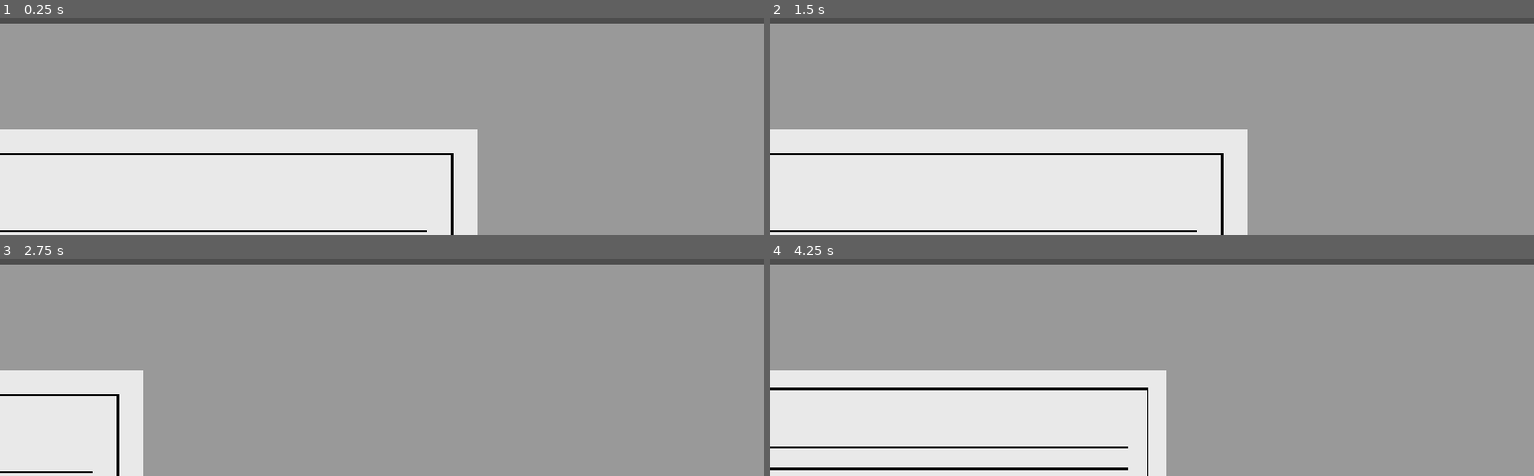
Above: before the commit, frames 1-4 (two rows, left to right).
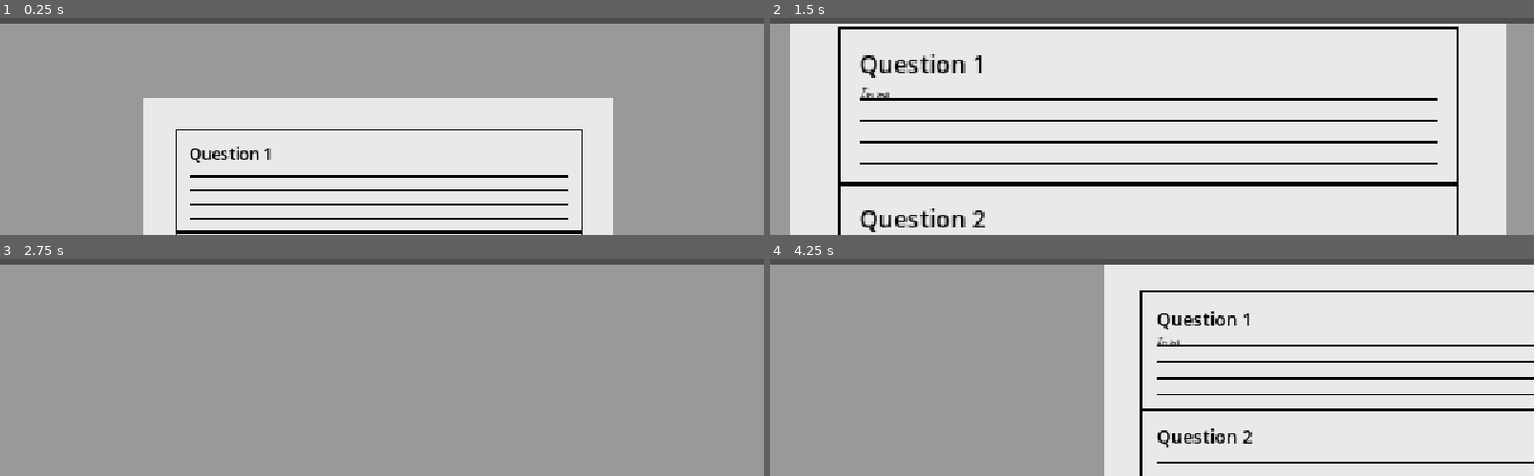
Above: after the commit, the same moments.

Repository: Dev-Hauffman/Magnum_Factum
Game: Godot game, scene res://scenes/test_scene/test_scene.tscn
Same seed, same stepped clock (60 frames per second), same inputs: the game is played once before the commit and once after it. This scene is started directly instead of the project's main scene.
Inputs (mouse positions are in pixels of both pictures, inside the frame that each line leads up to):
- Up to frame 1 (0.25 s): no input
- Up to frame 2 (1.5 s): move the mouse to (outside the picture) at 0.52 s; hold Right (ui_right) 0.53-1.25 s; hold Middle mouse button (pan_button) 0.53-1.25 s; click (outside the picture) at 0.67 s; tap Enter at 1.25 s; drag from (999, 41) to (1113, 106) at 1.27 s
- Up to frame 3 (2.75 s): move the mouse to (outside the picture) at 2.02 s; hold Right (ui_right) from 2.03 s (still down); tap Mouse wheel down (zoom_out) at 2.1 s
- Up to frame 4 (4.25 s): release Right (ui_right) at 2.75 s; drag from (1113, 347) to (outside the picture) at 2.77 s; tap Space at 3.5 s; move the mouse to (1381, 326) at 3.52 s; hold Left (ui_left) from 3.53 s (still down); tap Mouse wheel up (zoom_in) at 3.6 s

The runs differ from the first frame. In frame 1, 30% of the frame differs, in the area x 0-81%, y 36-100%; in frame 2, 67%; in frame 3, 9.1%; in frame 4, 72%, in the area x 0-100%, y 2-100%.

Commit message:
camera shake done

Diff:
--- a/resources/question_underline.tres
+++ b/resources/question_underline.tres
@@ -2,5 +2,5 @@
 
 [resource]
 bg_color = Color(0.6, 0.6, 0.6, 0)
-border_width_bottom = 2
+border_width_bottom = 1
 border_color = Color(0, 0, 0, 1)
--- a/scenes/test_scene/scripts/camera_controller.gd
+++ b/scenes/test_scene/scripts/camera_controller.gd
@@ -8,8 +8,8 @@
 @export var SPEED:float = 20.0
 @export var ZOOM_SPEED:float = 20.0
 @export var ZOOM_MARGIN:float = 0.1
-@export var ZOOM_MIN:float = 0.5
-@export var ZOOM_MAX:float = 1.0
+@export var ZOOM_MIN:float = 1.0
+@export var ZOOM_MAX:float = 2.5
 
 
 var mousePos = Vector2()
@@ -22,10 +22,10 @@
 var zooming = false
 
 var shake_intensity:float = 0.0
-var shake_duration:float = 0.0
 var should_shake:bool = false
 
 var timer = Timer.new()
+var timer_wait_time = 0.2
 
 var target = Vector2.ZERO
 var camera: Camera2D
@@ -34,7 +34,7 @@
 func initialize(target_camera:Camera2D):
 	camera = target_camera
 	add_child(timer)
-	timer.wait_time = 0.5
+	timer.wait_time = timer_wait_time
 	timer.one_shot = true
 
 
@@ -51,6 +51,13 @@
 
 func set_camera_position(position:Vector2):
 	camera.position = position
+
+
+func move_camera_to(position):
+	var tween = create_tween()
+	tween.parallel().tween_property(camera, "zoom", Vector2(2, 2) ,0.8).set_ease(Tween.EASE_OUT_IN)
+	tween.parallel().tween_property(camera, "position", position,0.8).set_ease(Tween.EASE_OUT_IN)
+	tween.play()
 
 
 func _input(event):
@@ -115,14 +122,12 @@
 	camera.zoom.y = clamp(camera.zoom.y, ZOOM_MIN, ZOOM_MAX)
 
 
-func shake_camera(intensity:float = 2.0, duration:float = 0.1):
+func shake_camera(intensity:float = 2.0):
 	shake_intensity = intensity
-	shake_duration = duration
 	should_shake = true
 
 
 func shake(delta):
-	shake_duration -= delta
 	if timer.time_left == 0:
 		timer.start()
 		if camera.offset == Vector2.ZERO:
@@ -130,4 +135,7 @@
 		if camera.offset == target:
 			target = Vector2.ZERO
 			should_shake = false
-		camera.offset = lerp(camera.offset, target, 1)
+		var tween = create_tween()
+		tween.tween_property(camera, "offset", target, timer_wait_time)
+		tween.play()
+		#camera.offset = lerp(camera.offset, target, 1)
--- a/scenes/test_scene/test_screen/question.gd
+++ b/scenes/test_scene/test_screen/question.gd
@@ -7,6 +7,13 @@
 var paragraphs:Array[RichTextLabel] = []
 var current_paragraph:int = 0
 var can_click:bool = true
+var margin_value:int = 8
+
+var style_box = load("res://resources/question_underline.tres")
+var notepen_font = load("res://resources/fonts/Notepen.ttf")
+var note_taker_font_1 = load("res://resources/fonts/note-taker.otf")
+var note_taker_font_2 = load("res://resources/fonts/note-taker.ttf")
+var caveat_font = load("res://resources/fonts/Caveat-VariableFont_wght.ttf")
 
 
 @onready var question_number = $QuestionMarginContainer/ContentContainer/NumberLabel
@@ -23,17 +30,17 @@
 
 	var margin:MarginContainer = MarginContainer.new()
 	add_child(margin)
-	margin.add_theme_constant_override("margin_left",20)
-	margin.add_theme_constant_override("margin_top",20)
-	margin.add_theme_constant_override("margin_right",20)
-	margin.add_theme_constant_override("margin_bottom",20)
+	margin.add_theme_constant_override("margin_left", margin_value)
+	margin.add_theme_constant_override("margin_top", margin_value)
+	margin.add_theme_constant_override("margin_right", margin_value)
+	margin.add_theme_constant_override("margin_bottom", margin_value)
 
 	var underlines:VBoxContainer = VBoxContainer.new()
 	margin.add_child(underlines)
 
 	var extra_space:Label = Label.new()
 	underlines.add_child(extra_space)
-	extra_space.add_theme_font_size_override("font_size", 15) #test/ mess around with this # bottom width = 1, font size = 16
+	extra_space.add_theme_font_size_override("font_size", 9) #test/ mess around with this # bottom width = 1, font size = 16
 
 	var number_of_lines:int = 0
 	for question in content.paragraph:
@@ -42,7 +49,11 @@
 		question_text.fit_content = true
 		question_text.autowrap_mode = TextServer.AUTOWRAP_ARBITRARY
 		question_text.text = question
+		question_text.texture_filter = CanvasItem.TEXTURE_FILTER_NEAREST
 		question_text.add_theme_constant_override("line_separation", 1) #avoid changing this
+		question_text.add_theme_font_override("normal_font", caveat_font)
+		question_text.add_theme_color_override("default_color", Color.BLACK)
+		question_text.add_theme_font_size_override("normal_font_size", 6)
 		await get_tree().create_timer(0.01).timeout # it's here because only in the next frame it updates the wrapping (from what I remember)
 		number_of_lines += question_text.get_line_count()
 		question_text.visible_characters = 0
@@ -51,9 +62,9 @@
 	for line in number_of_lines:
 		var filler_label:Label = Label.new()
 		underlines.add_child(filler_label)
-		filler_label.add_theme_font_size_override("font_size", 13) #test/ mess around with this # bottom width = 1, font size = 16
+		filler_label.add_theme_font_size_override("font_size", 3) #test/ mess around with this # bottom width = 1, font size = 16
 		filler_label.add_theme_constant_override("line_spacing", 3) #avoid changing this
-		var style_box = load("res://resources/question_underline.tres")
+		filler_label.add_theme_font_override("font", caveat_font)
 		filler_label.add_theme_stylebox_override("normal", style_box)
 
 
--- a/scenes/test_scene/test_screen/question.tscn
+++ b/scenes/test_scene/test_screen/question.tscn
@@ -1,14 +1,15 @@
-[gd_scene load_steps=4 format=3 uid="uid://b0nlufewfa3hs"]
+[gd_scene load_steps=5 format=3 uid="uid://b0nlufewfa3hs"]
 
 [ext_resource type="Script" path="res://scenes/test_scene/test_screen/question.gd" id="1_82gox"]
+[ext_resource type="FontFile" uid="uid://cwtp0hj24ukhe" path="res://resources/fonts/Notepen.ttf" id="2_3h3w4"]
 [ext_resource type="StyleBox" uid="uid://b6q82eehgic7m" path="res://resources/question_underline.tres" id="2_4kkmf"]
 
 [sub_resource type="StyleBoxFlat" id="StyleBoxFlat_315wx"]
 bg_color = Color(0.6, 0.6, 0.6, 0)
-border_width_left = 2
-border_width_top = 2
-border_width_right = 2
-border_width_bottom = 2
+border_width_left = 1
+border_width_top = 1
+border_width_right = 1
+border_width_bottom = 1
 border_color = Color(0, 0, 0, 1)
 
 [node name="QuestionContainer" type="PanelContainer"]
@@ -19,24 +20,31 @@
 
 [node name="QuestionMarginContainer" type="MarginContainer" parent="."]
 layout_mode = 2
-theme_override_constants/margin_left = 20
-theme_override_constants/margin_top = 20
-theme_override_constants/margin_right = 20
-theme_override_constants/margin_bottom = 20
+theme_override_constants/margin_left = 8
+theme_override_constants/margin_top = 8
+theme_override_constants/margin_right = 8
+theme_override_constants/margin_bottom = 8
 
 [node name="ContentContainer" type="VBoxContainer" parent="QuestionMarginContainer"]
 layout_mode = 2
 theme_override_constants/separation = 0
 
-[node name="NumberLabel" type="Label" parent="QuestionMarginContainer/ContentContainer"]
+[node name="NumberLabel" type="RichTextLabel" parent="QuestionMarginContainer/ContentContainer"]
+texture_filter = 1
 layout_mode = 2
+theme_override_colors/default_color = Color(0, 0, 0, 1)
+theme_override_font_sizes/normal_font_size = 10
 text = "Question 1
 "
+fit_content = true
 
 [node name="QuestionLabel" type="Label" parent="QuestionMarginContainer/ContentContainer"]
 visible = false
+texture_filter = 1
 layout_mode = 2
 theme_override_constants/line_spacing = 2
+theme_override_fonts/font = ExtResource("2_3h3w4")
+theme_override_font_sizes/font_size = 10
 text = "In logica, mathematica, computatrum scientia et linguistica, lingua formalis consistit in verbis, quarum litterae ab alphabeto sumuntur et formantur secundum certas regulas."
 autowrap_mode = 1
 
@@ -47,11 +55,13 @@
 
 [node name="Label3" type="RichTextLabel" parent="QuestionMarginContainer/VBoxContainer"]
 layout_mode = 2
+theme_override_font_sizes/normal_font_size = 11
 text = "T"
+fit_content = true
 
 [node name="Label" type="Label" parent="QuestionMarginContainer/VBoxContainer"]
 layout_mode = 2
-theme_override_font_sizes/font_size = 16
+theme_override_font_sizes/font_size = 10
 theme_override_styles/normal = ExtResource("2_4kkmf")
 text = "T"
 
--- a/scenes/test_scene/test_screen/test_screen.gd
+++ b/scenes/test_scene/test_screen/test_screen.gd
@@ -3,6 +3,7 @@
 
 var questions:Array[QuestionInfo] = []
 var final_score:float = 0
+var middle
 
 
 @onready var camera_controller:CameraController = $CameraController
@@ -25,7 +26,8 @@
 
 func initialize(camera:Camera2D):
 	camera_controller.initialize(camera)
-	camera_controller.set_camera_position(Vector2(limits.size.x/2 - get_window().size.x/2, test_container.position.y))
+	middle = limits.global_position.x + (limits.size.x/2)
+	camera_controller.set_camera_position(Vector2(middle, test_container.position.y))
 	var top_limit = limits.global_position.y
 	var right_limit = limits.global_position.x + limits.size.x
 	var bottom_limit = limits.global_position.y + limits.size.y
@@ -33,6 +35,7 @@
 	camera_controller.set_camera_limits(top_limit, right_limit, bottom_limit, left_limit)
 	generate_questions()
 	add_questions()
+	move_camera()
 
 
 func generate_questions():
@@ -46,6 +49,12 @@
 		questions_container.add_child(question)
 		question.initialize(entry)
 		question.connect("clicked", Callable(self, "treat_question_click"))
+
+
+func move_camera():
+	var first_question = questions_container.get_child(0)
+	var height_middle = first_question.position.x + first_question.size.x/2
+	camera_controller.move_camera_to(Vector2(middle,height_middle))
 
 
 func treat_question_click():
--- a/scenes/test_scene/test_screen/test_screen.tscn
+++ b/scenes/test_scene/test_screen/test_screen.tscn
@@ -24,16 +24,16 @@
 script = ExtResource("2_arboi")
 
 [node name="LimitsContainer" type="PanelContainer" parent="."]
-custom_minimum_size = Vector2(1920, 4096)
-offset_left = -630.0
-offset_top = -238.0
-offset_right = 1290.0
-offset_bottom = 1810.0
+custom_minimum_size = Vector2(1280, 1280)
+offset_left = -488.0
+offset_top = -98.0
+offset_right = 792.0
+offset_bottom = 1182.0
 theme_override_styles/panel = SubResource("StyleBoxFlat_p3a5l")
 
 [node name="TestPanelContainer" type="PanelContainer" parent="."]
-custom_minimum_size = Vector2(640, 0)
-offset_right = 640.0
+custom_minimum_size = Vector2(300, 0)
+offset_right = 250.0
 offset_bottom = 40.0
 theme_override_styles/panel = SubResource("StyleBoxFlat_ne7ci")
 
Binary file added: resources/fonts/Caveat-Bold.ttf
Not shown, added: resources/fonts/Caveat-Bold.ttf.import
Binary file added: resources/fonts/Caveat-Medium.ttf
Not shown, added: resources/fonts/Caveat-Medium.ttf.import
Binary file added: resources/fonts/Caveat-Regular.ttf
Not shown, added: resources/fonts/Caveat-Regular.ttf.import
Binary file added: resources/fonts/Caveat-SemiBold.ttf
Not shown, added: resources/fonts/Caveat-SemiBold.ttf.import
Binary file added: resources/fonts/Caveat-VariableFont_wght.ttf
Not shown, added: resources/fonts/Caveat-VariableFont_wght.ttf.import
Binary file added: resources/fonts/Notepen.ttf
Not shown, added: resources/fonts/Notepen.ttf.import
(and 7 more such lines)
